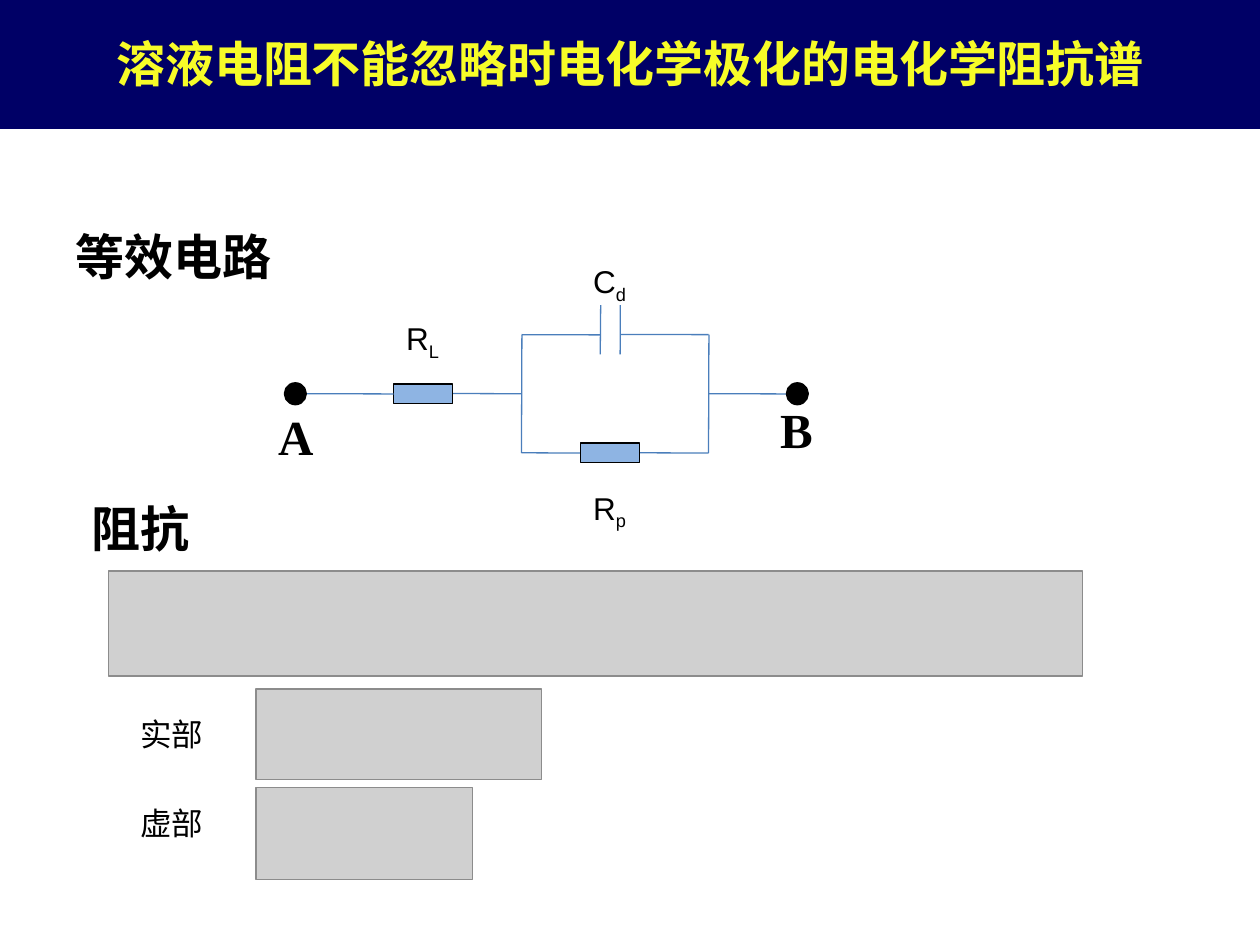
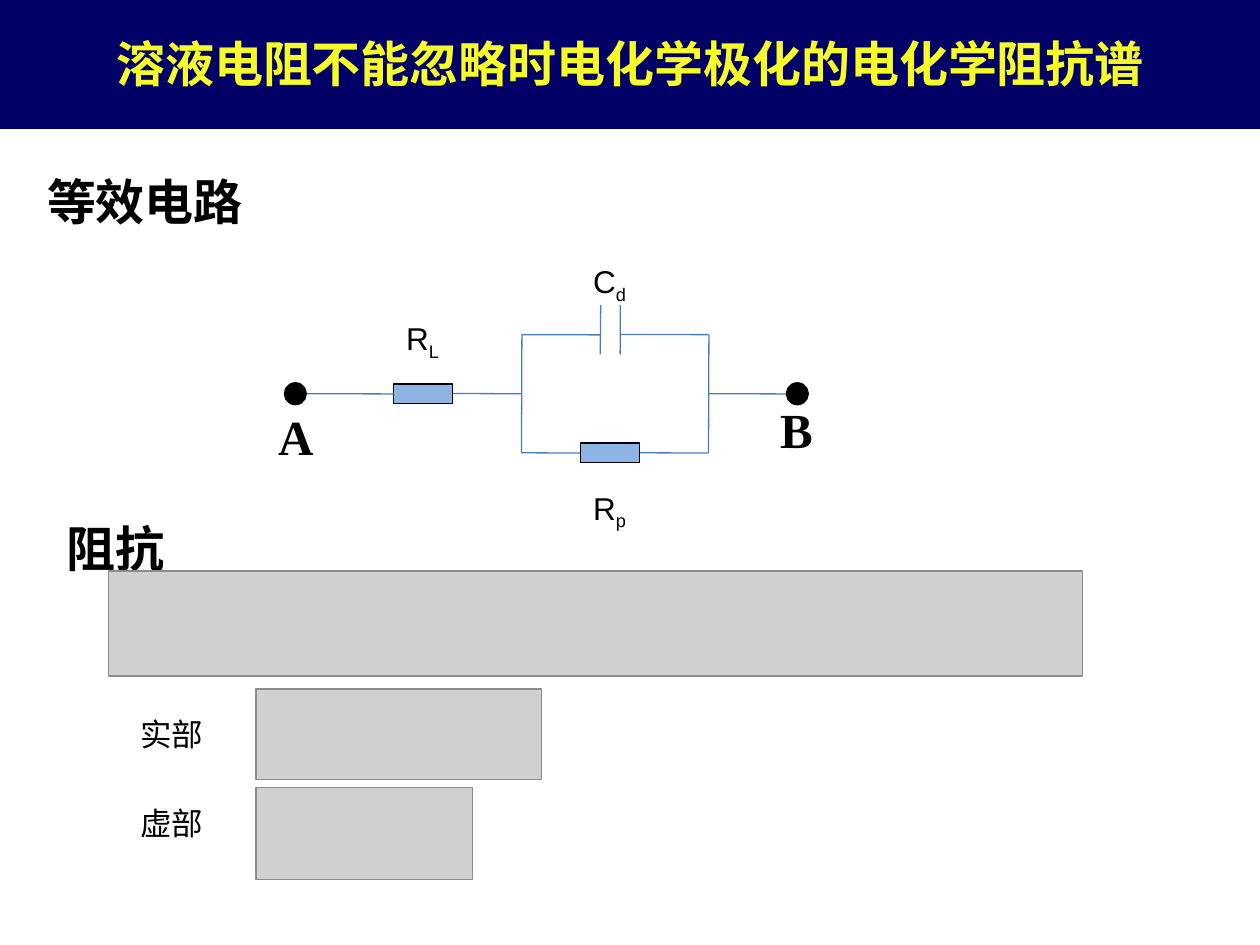
Before and after one commit to DreamBoatOve/gitTest, a slide deck: slide 38 of Lessons/eis/交流阻抗及解析.pptx. Drawn at 1260x945 pixels with LibreOffice and Linux fonts; fonts in the diff are those of the drawing; grey boxes stand for pictures. Boxes give left, top, right and bottom in pixels: in the first picture for what was removed or moved away, otherwise in the second. Text is boxed around its words. In the diff, an @@ line names an element or a change of style, - is before the commit and + after.

```diff
--- a/Lessons/eis/交流阻抗及解析.pptx
+++ b/Lessons/eis/交流阻抗及解析.pptx
@@ text "等效电路": place and size @@
-text "等效电路" at <box>75,233,271,280</box>
+text "等效电路" at <box>47,178,243,225</box>
@@ text "阻抗" rewrapped from <box>91,505,189,552</box> to <box>67,518,165,580</box> @@
```
Also in this commit, not shown: 3 other slides changed, 5 other files.
